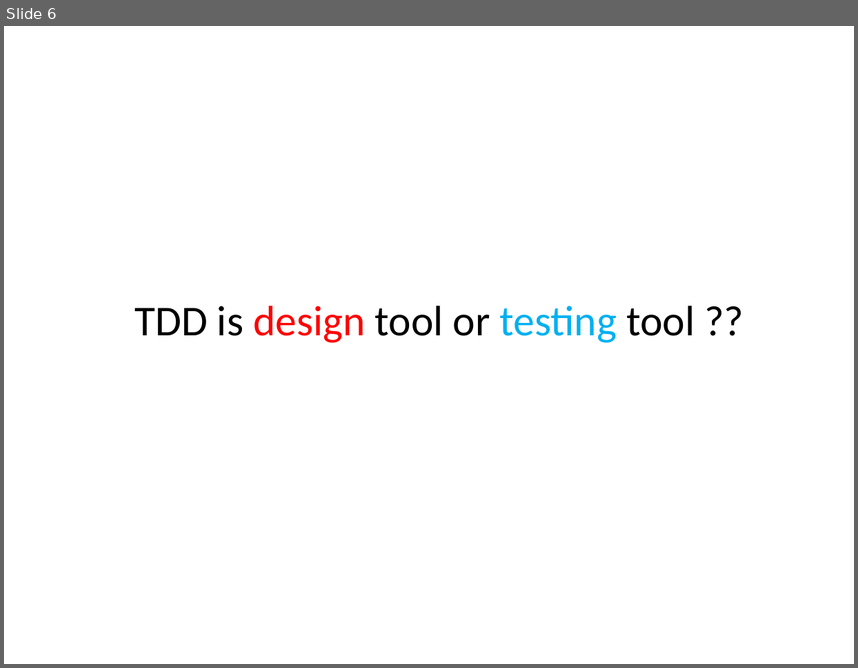
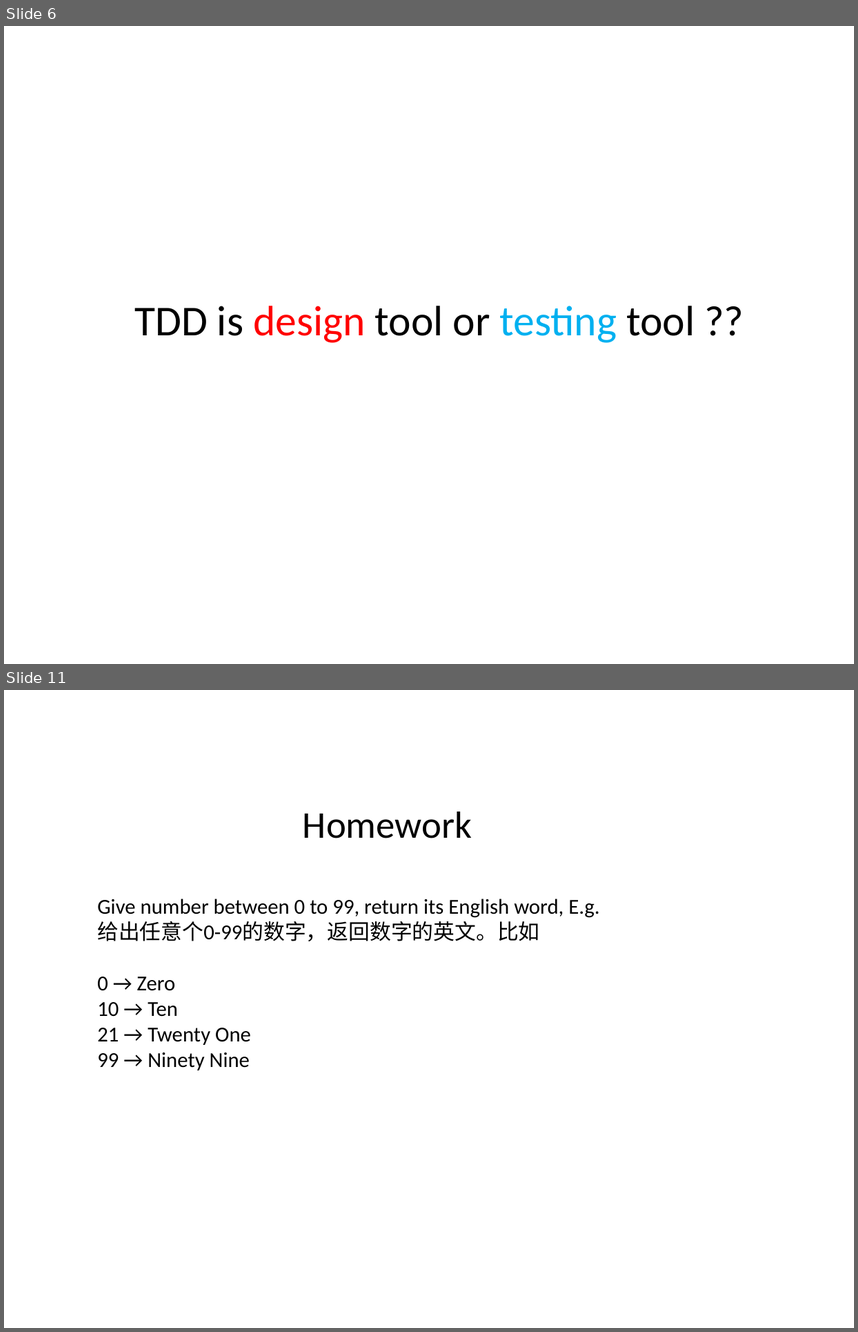
Before and after one commit to feedfood/TDD, a slide deck: Documents/TDD Hands-On 1 .pptx. Shown one above the other, each under a label of ours: slide 6 before the commit, slides 6 and 11 after it; the slides between them are not shown. The pictures are 858x668 and 858x1332 pixels, drawn with LibreOffice and Linux fonts; fonts in the diff are those of the drawing. Boxes give left, top, right and bottom in pixels: in the first picture for what was removed or moved away, otherwise in the second. Text is boxed around its words. In the diff, an @@ line names an element or a change of style, - is before the commit and + after.

```diff
--- a/Documents/TDD Hands-On 1 .pptx
+++ b/Documents/TDD Hands-On 1 .pptx
@@ slide 11 added at (x1=4, y1=690, x2=854, y2=1328), background #FFFFFF @@
@@ text added at (x1=303, y1=811, x2=472, y2=838), 32 pt, text #000000 @@
+Homework
@@ text added at (x1=97, y1=898, x2=599, y2=1070), 18 pt, text #000000 @@
+Give number between 0 to 99, return its English word, E.g.
+给出任意个0-99的数字，返回数字的英文。比如
+0 → Zero
+10 → Ten
+21 → Twenty One
+99 → Ninety Nine
```
Also in this commit, not shown: 1 slide changed, 4 other slides added, 1 slide removed.
